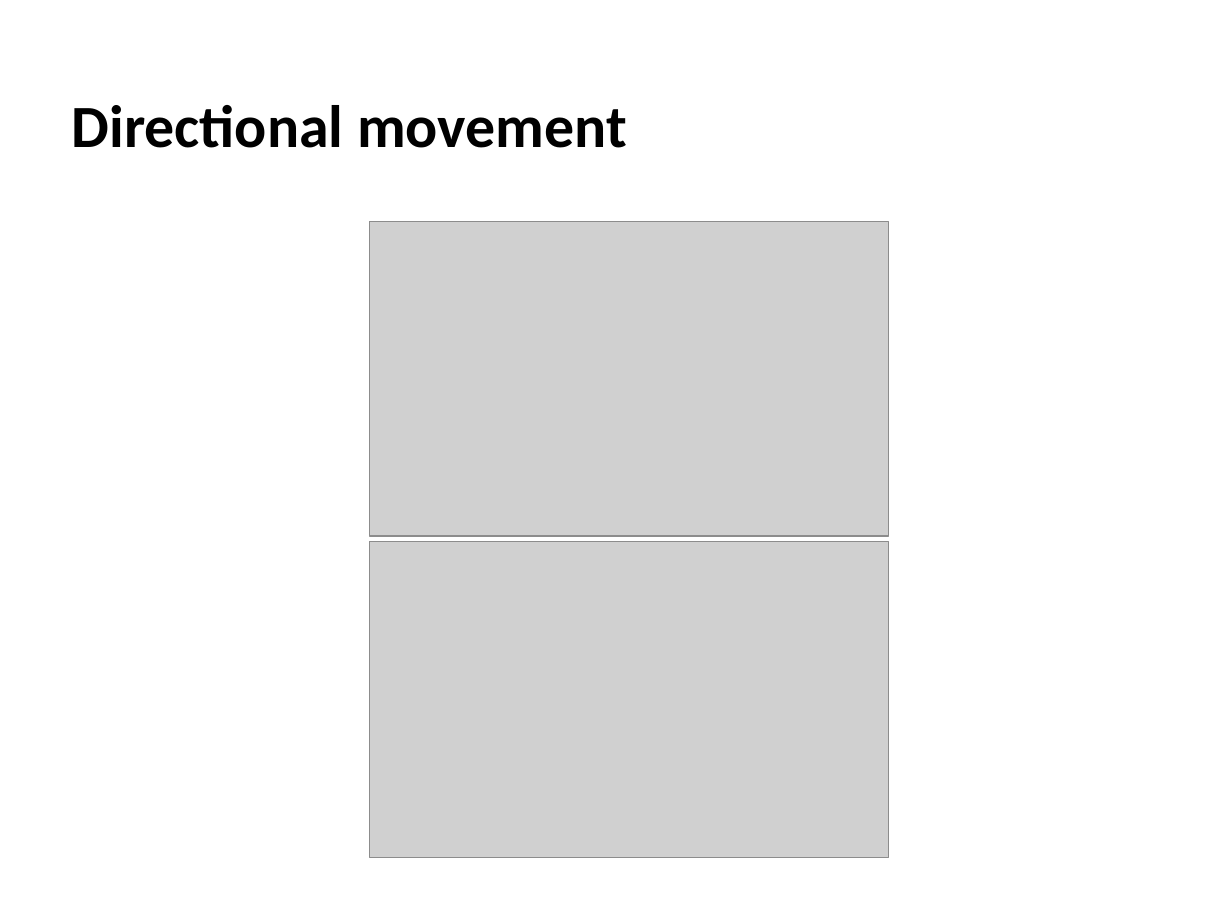
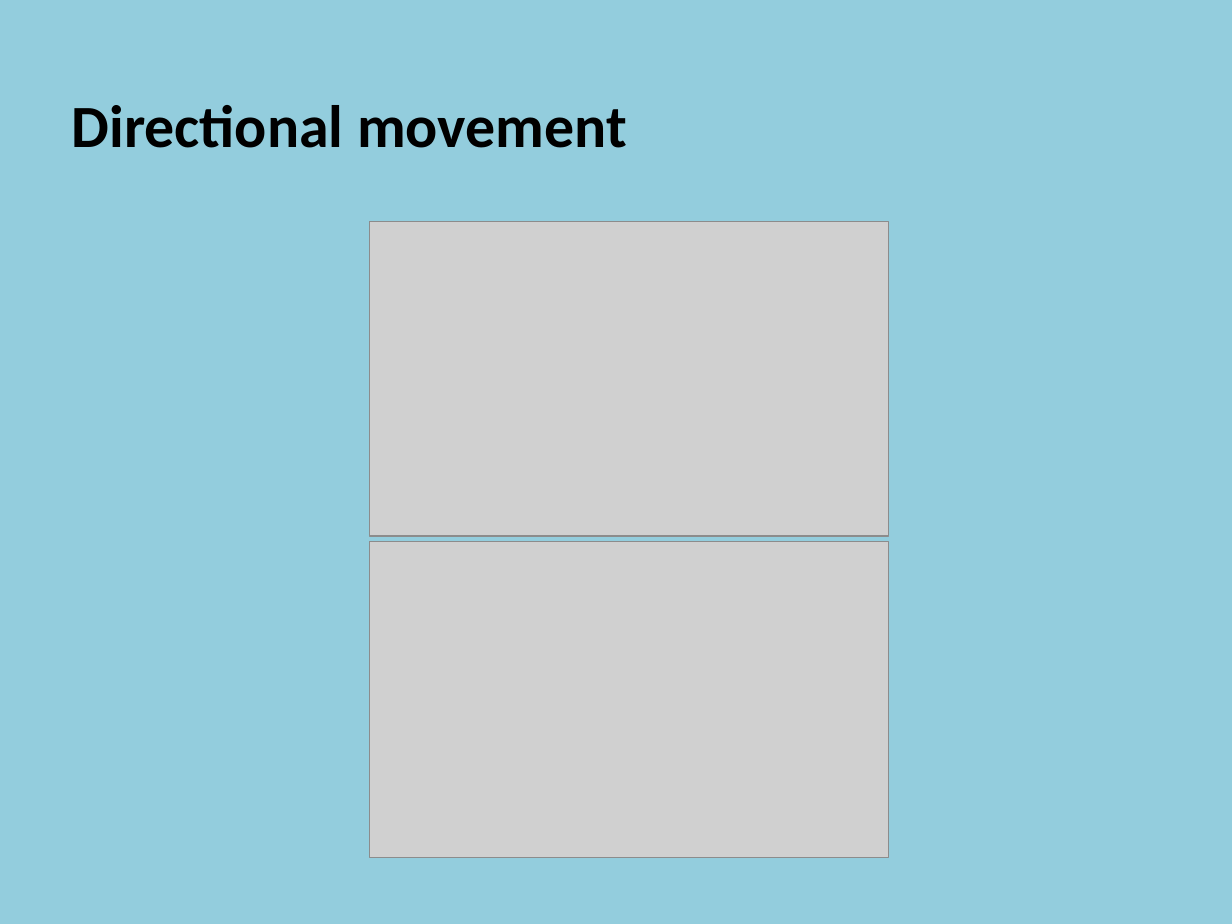
Before and after one commit to szetko/course-materials, a slide deck: slide 2 of Programming 4/05.1 Directional Sprites/05.1 Directional Sprites.pptx. Drawn at 1232x924 pixels with LibreOffice and Linux fonts; fonts in the diff are those of the drawing; grey boxes stand for pictures. Boxes give left, top, right and bottom in pixels: in the first picture for what was removed or moved away, otherwise in the second. Text is boxed around its words. In the diff, an @@ line names an element or a change of style, - is before the commit and + after.

```diff
--- a/Programming 4/05.1 Directional Sprites/05.1 Directional Sprites.pptx
+++ b/Programming 4/05.1 Directional Sprites/05.1 Directional Sprites.pptx
@@ background #FFFFFF to #93CDDD @@
```
Also in this commit, not shown: 1 other slide changed, 15 slides added, 1 slide removed.
